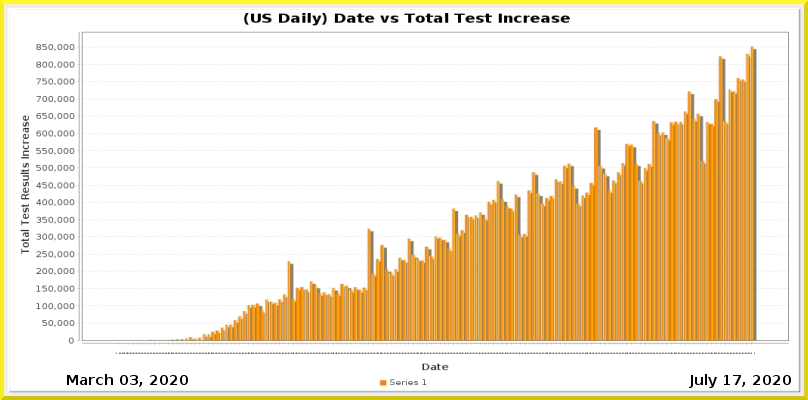
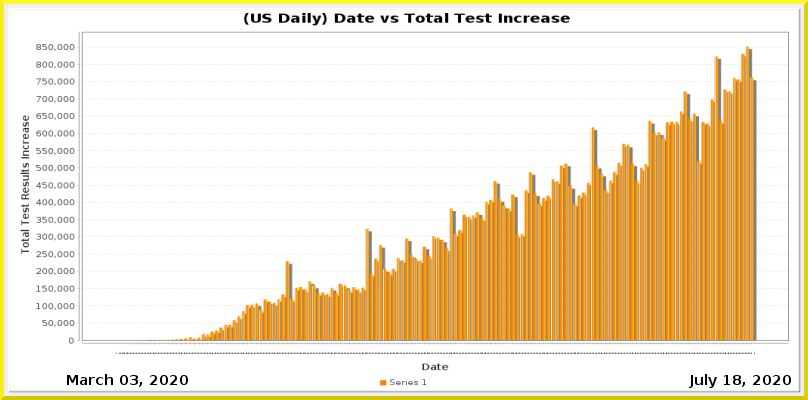
Layered file, before and after one edit (808x400). Changes by layer:
painted on "Current Date" over <box>733,375,741,385</box>
painted on "Date_vs_TestIncrease.png" over <box>144,46,757,354</box>
